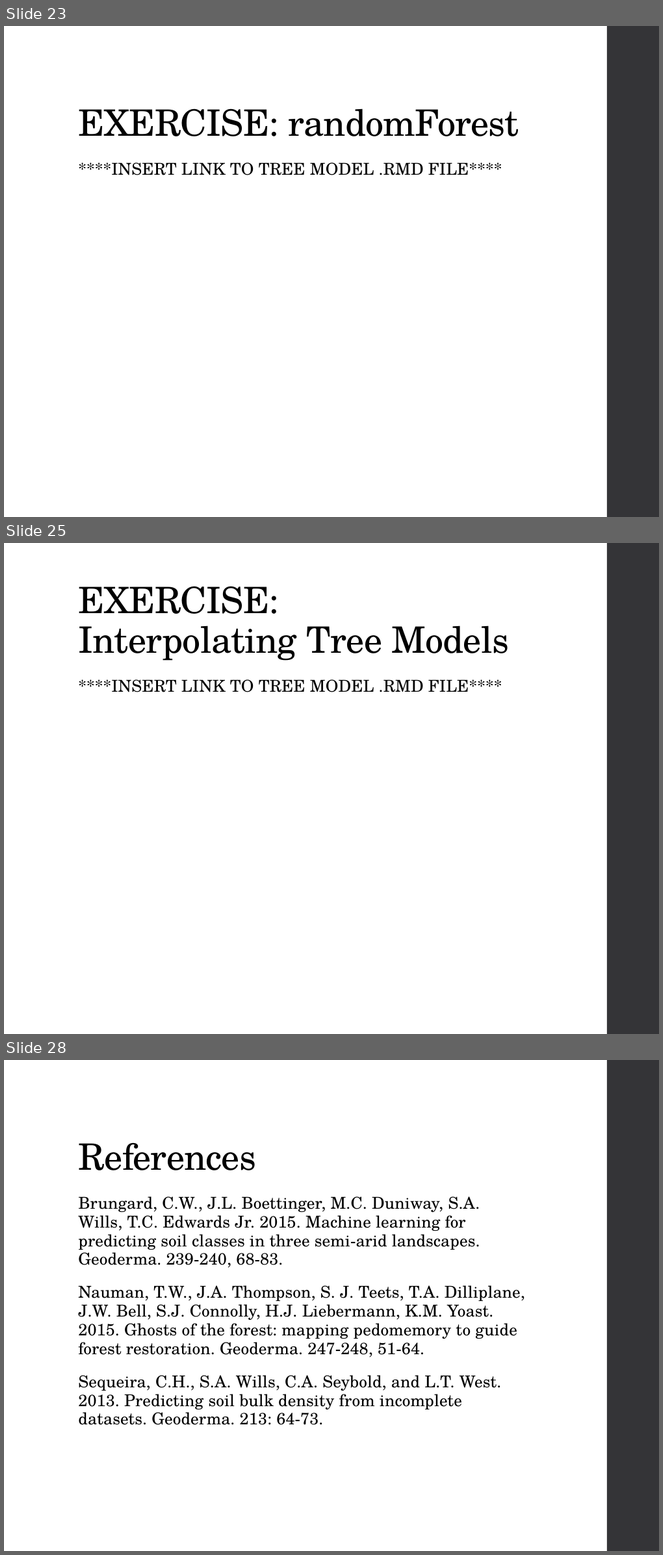
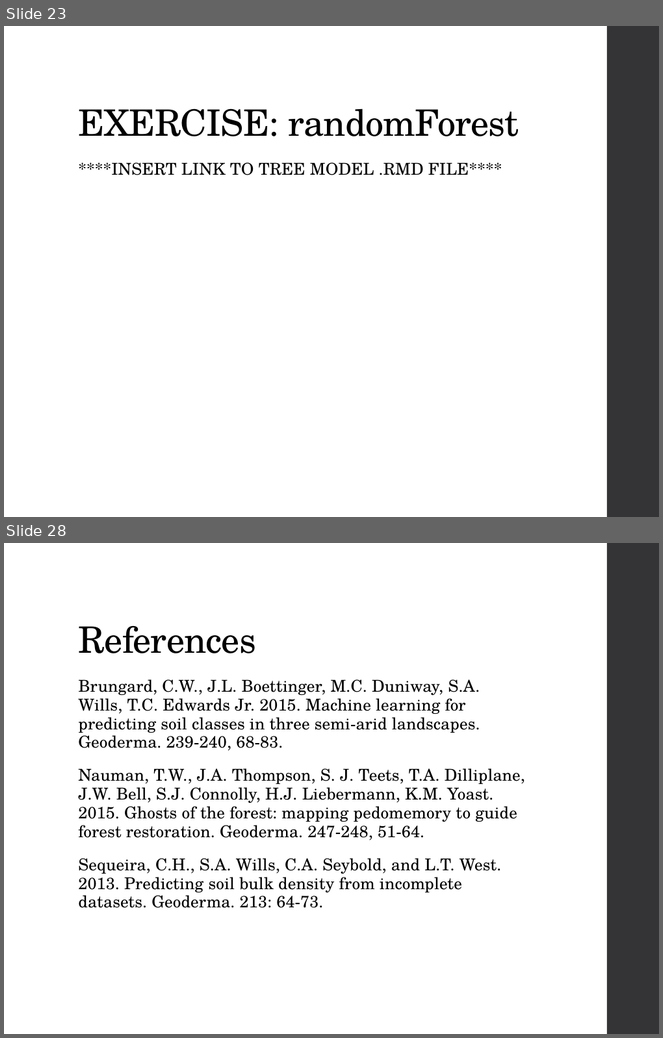
Before and after one commit to ncss-tech/stats_for_soil_survey, a slide deck: presentations/tree_models/Tree_models.pptx. Shown one above the other, each under a label of ours: slides 23, 25 and 28 before the commit, slides 23 and 28 after it; the slides between them are not shown. The pictures are 663x1555 and 663x1038 pixels, drawn with LibreOffice and Linux fonts; fonts in the diff are those of the drawing. Boxes give left, top, right and bottom in pixels: in the first picture for what was removed or moved away, otherwise in the second. Text is boxed around its words. In the diff, an @@ line names an element or a change of style, - is before the commit and + after.

```diff
--- a/presentations/tree_models/Tree_models.pptx
+++ b/presentations/tree_models/Tree_models.pptx
@@ slide 25 removed at bbox=[4, 543, 659, 1034], background #FFFFFF; not listed: 1 template element that a slide beside it also shows @@
@@ title removed at bbox=[78, 586, 509, 661] @@
-EXERCISE:
-Interpolating Tree Models
@@ text removed at bbox=[78, 679, 502, 693] @@
-****INSERT LINK TO TREE MODEL .RMD FILE****
```
Also in this commit, not shown: 4 slides changed, 1 slide added.
